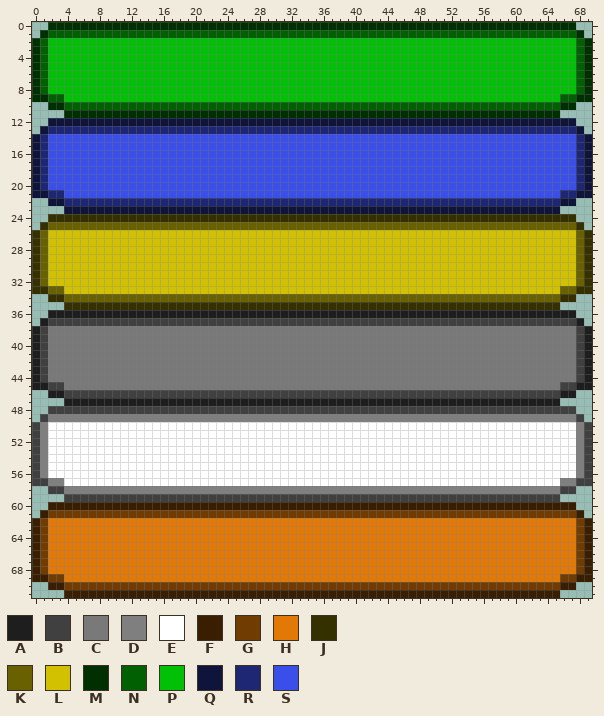
Two versions of one sprite sheet, Doodle_Jump_Multiplayer-desktop/bin/images/objects/floorSprite.png. The picture above is the old version.
The file is 70x72 pixels. Colours within 5 levels of each other are drawn and written as one.
Palette (. is transparent): A #1e1e1e  B #404040  C #797979  D #7f7f7f  E #ffffff  F #391e01  G #713c02  H #e27805  J #353000  K #696000  L #d2c100  M #003001  N #006002  P #00c105  Q #0f143a  R #1d2774  S #3a4ee9
New version:
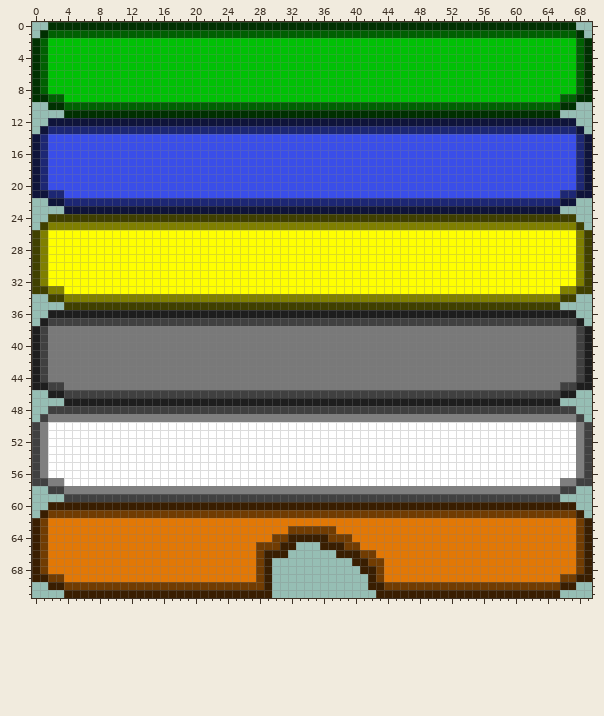
Change:
Colour J changes from #353000 to #404000.
Colour K changes from #696000 to #7f7f00.
Colour L changes from #d2c100 to #ffff00.
Colour F replaces colour G in row 70 at x 29 and 42 to 43.
Colour F replaces colour H in row 64 at x 32 to 36; in row 65 at x 31 to 32 and 36 to 38; in row 66 at x 29 to 31 and 38 to 40; in row 67 at x 29 and 40 to 41; in row 68 at x 29 and 41 to 42; in row 69 at x 29 and 42.
Colour G replaces colour H in row 63 at x 32 to 37; in row 64 at x 30 to 31 and 37 to 39; in row 65 at x 28 to 30 and 39 to 40; in row 66 at x 28 and 41 to 42; in row 67 at x 28 and 42 to 43; in rows 68 to 69 at x 28 and 43.
The edit erases colour F in row 71 at x 30 to 42.
The edit erases colour G in row 70 at x 30 to 41.
The edit erases colour H in row 65 at x 33 to 35; in row 66 at x 32 to 37; in row 67 at x 30 to 39; in row 68 at x 30 to 40; in row 69 at x 30 to 41.
Pixel boxes of the changes (left, top, right, bottom) in both pictures:
changed: (32, 214, 592, 310)
changed: (256, 526, 384, 598)
